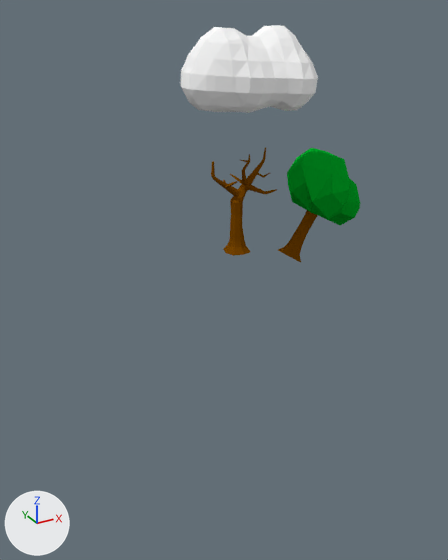
The Blender file models/world.blend: old version first, new version second.
Camera for both pictures: a camera (50 mm lens) standing at (-7.12, -12.32, 8.3) and looking at (0.02, 0.67, 1.8). The axes (+X, +Y, +Z) are drawn at lower left. The lights are the same throughout. The same objects are shown in both versions, whatever each file hides.
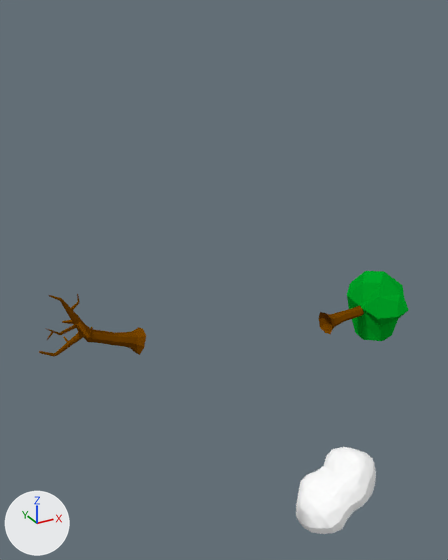
The edits, one by one:
Object 'Cube.004' (ob_cube_004) moves from (-0.02, -0.06, 2.87) to (-2.66, -0.06, 1.08).
Object 'Cube.004' (ob_cube_004) turns from (0, -0.4, 0) to (0, -68, 0) degrees about x, y and z.
Object 'Mball.001' (ob_mball_001) moves from (-0.95, -0.41, 6.61) to (4.27, -0.41, -5.13).
Object 'Mball.001' (ob_mball_001) turns from (0, -87, 0) to (0, 62, 0) degrees about x, y and z.
Object 'Cube' (ob_cube) moves from (1.54, -0.06, 2.43) to (2.87, -0.06, 0.16).
Object 'Cube' (ob_cube) turns from (0, 32, 0) to (0, 87, 0) degrees about x, y and z.

Changed parts and their boxes (x1, y1, x2, y2) in the pictures (448 x 560 px):
'Mball.001', moved, turned: before (181, 25, 318, 113); after (296, 447, 376, 534)
'Cube', moved, turned: before (278, 148, 360, 262); after (319, 271, 408, 341)
'Cube.004', moved, turned: before (211, 148, 277, 256); after (39, 294, 146, 357)
